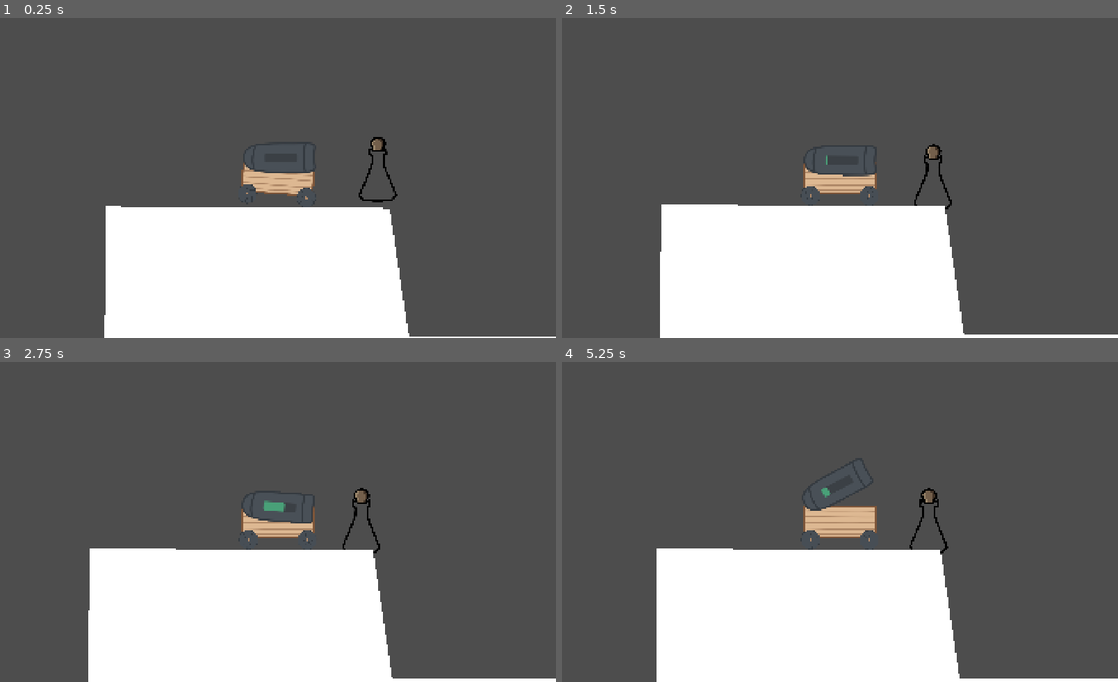
Above: before the commit, frames 1-4 (two rows, left to right).
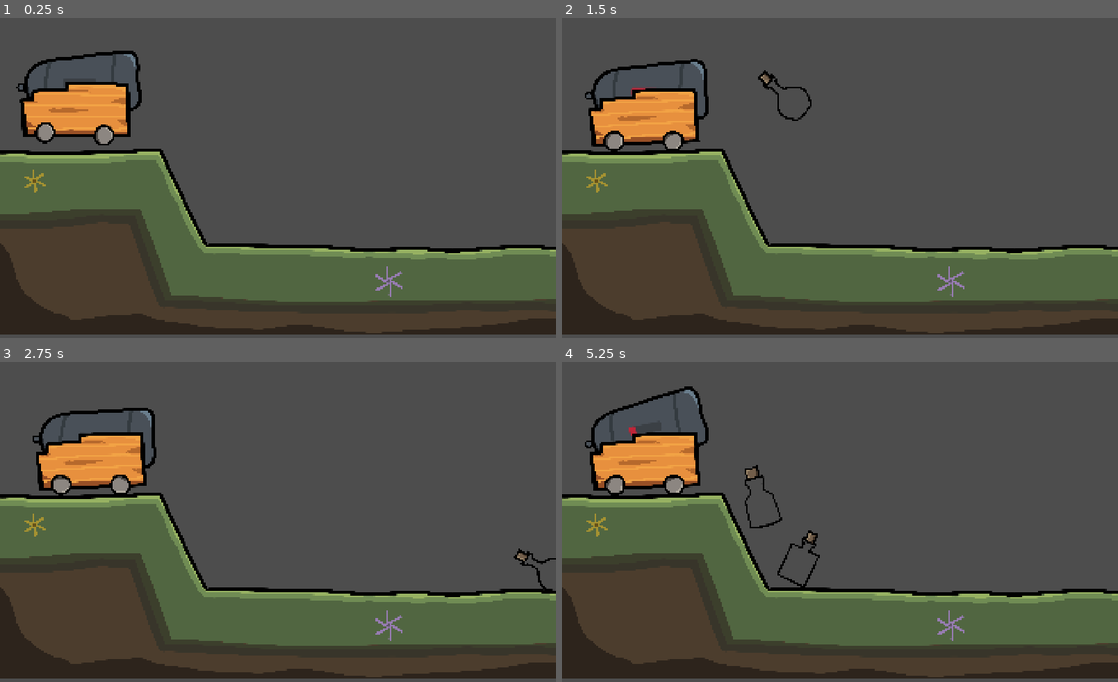
Above: after the commit, the same moments.

Repository: SuperNinjaCat5/Loose-Cannon
Game: Godot game, scene res://scenes/main.tscn
Same seed, same stepped clock (60 frames per second), same inputs: the game is played once before the commit and once after it.
Inputs:
- Up to frame 1 (0.25 s): no input
- Up to frame 2 (1.5 s): hold D (Right) 0.53-1.28 s; hold Space (Interact) 0.53-1.28 s; hold S (Down) from 1.28 s (still down); tap Space (Interact) at 1.35 s
- Up to frame 3 (2.75 s): release S (Down) at 2.03 s; hold D (Right) from 2.03 s (still down); hold Space (Interact) from 2.03 s (still down)
- Up to frame 4 (5.25 s): release D (Right) at 2.78 s; release Space (Interact) at 2.78 s; hold W (Up) 2.78-3.53 s; tap Space (Interact) at 2.85, 4.35 s; hold Space (Interact) 3.53-4.28 s; hold A (Left) 3.53-5.03 s; hold S (Down) from 5.03 s (still down); hold Space (Interact) from 5.03 s (still down)

The runs differ from the first frame. In frame 1, 48% of the frame differs, in the area x 0-100%, y 10-100%; in frame 2, 48%; in frame 3, 48%; in frame 4, 48%, in the area x 0-100%, y 7-100%.
Error before the commit: Invalid assignment of property or key 'disabled' with value of type 'bool' on a base object of type 'null instance'. (res://scripts/cart.gd:94)

Commit message:
Add new art and debug fix potion managment

Diff:
--- a/assets/cannon.svg
+++ /dev/null
@@ -1,24 +0,0 @@
-<?xml version="1.0" encoding="UTF-8"?>
-<svg id="Layer_1" xmlns="http://www.w3.org/2000/svg" version="1.1" viewBox="0 0 246.01 101.61">
-  <!-- Generator: Adobe Illustrator 30.6.0, SVG Export Plug-In . SVG Version: 2.1.4 Build 109)  -->
-  <defs>
-    <style>
-      .st0 {
-        fill: #495057;
-      }
-
-      .st0, .st1 {
-        stroke: #343a40;
-        stroke-miterlimit: 10;
-        stroke-width: 6px;
-      }
-
-      .st1 {
-        fill: none;
-      }
-    </style>
-  </defs>
-  <path class="st0" d="M241.03,48.33c0,51.84,20.94,50.17-73.8,50.17S3,103.12,3,51.28,72.5,3.29,167.24,3.29s73.8-6.8,73.8,45.04h-.01Z"/>
-  <path class="st1" d="M43.19,8.57c-13.06,34.17-14.05,58.99-4.21,83.2"/>
-  <path class="st1" d="M210.45,3c-4.21,29.01-5.89,57.69-.45,93.99"/>
-</svg>
--- a/assets/cart-body.svg
+++ /dev/null
@@ -1,28 +0,0 @@
-<?xml version="1.0" encoding="UTF-8"?>
-<svg id="Layer_1" data-name="Layer 1" xmlns="http://www.w3.org/2000/svg" viewBox="0 0 246 111">
-  <defs>
-    <style>
-      .cls-1 {
-        fill: #ddb892;
-        stroke: #7f5639;
-        stroke-width: 6px;
-      }
-
-      .cls-1, .cls-2 {
-        stroke-miterlimit: 10;
-      }
-
-      .cls-2 {
-        fill: none;
-        stroke: #b08968;
-        stroke-width: 4px;
-      }
-    </style>
-  </defs>
-  <rect class="cls-1" x="3" y="3" width="240" height="105"/>
-  <path class="cls-2" d="M5.83,17.11c11.17,1.39,23.17-.61,34.17-.61,67,3,133-1,199.55,1.38"/>
-  <path class="cls-2" d="M5.74,37.37c78.26.13,156.26,2.13,234.13.83"/>
-  <path class="cls-2" d="M6.13,97.38c77.87,1.12,155.87-3.88,233.87.62"/>
-  <path class="cls-2" d="M5.95,57.7c78.05.8,156.05-3.2,234.2.74"/>
-  <path class="cls-2" d="M6.28,78.1c77.72.4,155.72,4.4,233.94.91"/>
-</svg>
--- a/assets/wheel_1.svg
+++ /dev/null
@@ -1,36 +0,0 @@
-<?xml version="1.0" encoding="UTF-8"?>
-<svg id="Layer_1" data-name="Layer 1" xmlns="http://www.w3.org/2000/svg" viewBox="0 0 509 509">
-  <defs>
-    <style>
-      .cls-1 {
-        fill: #474e55;
-      }
-
-      .cls-1, .cls-2, .cls-3 {
-        stroke-miterlimit: 10;
-      }
-
-      .cls-1, .cls-3 {
-        stroke: #343a40;
-        stroke-width: 9px;
-      }
-
-      .cls-2 {
-        fill: #b08968;
-        stroke: #7f5639;
-        stroke-width: .5px;
-      }
-
-      .cls-3 {
-        fill: none;
-      }
-    </style>
-  </defs>
-  <path class="cls-1" d="M504.5,254.5c0,138.04-111.96,250-250,250-107.14,0-198.39-67.32-234.11-161.96-10.36-27.32-15.89-57.14-15.89-88.04,0-138.04,111.96-250,250-250s250,111.96,250,250Z"/>
-  <path class="cls-3" d="M56.82,408.61l81.43-81.43c64.11,0,124.82-2.14,187.5,11.25"/>
-  <path class="cls-3" d="M477.71,374.68l-121.61-129.29c-15.36-16.43-30.89-32.86-43.57-51.61"/>
-  <path class="cls-3" d="M355.39,85.04c-11.25,40-35.18,75.54-45.36,115.71-32.14-5.54-67.5-.54-99.82-4.11"/>
-  <path class="cls-3" d="M79.32,83.07c57.5,12.5,114.29,28.75,169.64,48.57"/>
-  <path class="cls-3" d="M4.68,239.5c28.04-12.68,56.43-24.11,85.54-34.46,8.93-3.21,29.64-14.46,37.68-9.29,5.36,3.39,10.54,13.93,14.46,19.11l14.46,19.11c3.93,5.18,7.86,10.36,13.57,13.39"/>
-  <circle class="cls-2" cx="254.5" cy="254.5" r="35.71"/>
-</svg>
--- a/assets/wheel_2.svg
+++ /dev/null
@@ -1,39 +0,0 @@
-<?xml version="1.0" encoding="UTF-8"?>
-<svg id="Layer_1" data-name="Layer 1" xmlns="http://www.w3.org/2000/svg" viewBox="0 0 509 509">
-  <defs>
-    <style>
-      .cls-1 {
-        fill: #474e55;
-        stroke-width: 9px;
-      }
-
-      .cls-1, .cls-2, .cls-3 {
-        stroke-miterlimit: 10;
-      }
-
-      .cls-1, .cls-3 {
-        stroke: #343a40;
-      }
-
-      .cls-2 {
-        fill: #b08968;
-        stroke: #7f5639;
-        stroke-width: .5px;
-      }
-
-      .cls-3 {
-        fill: none;
-        stroke-width: 10px;
-      }
-    </style>
-  </defs>
-  <path class="cls-1" d="M504.5,254.5c0,138.04-111.96,250-250,250-107.14,0-198.39-67.32-234.11-161.96-10.36-27.32-15.89-57.14-15.89-88.04,0-138.04,111.96-250,250-250s250,111.96,250,250Z"/>
-  <circle class="cls-2" cx="254.5" cy="254.5" r="35.71"/>
-  <path class="cls-3" d="M14,328l49.89-52.52c5.2-5.47,10.22-11.12,15.59-16.41,7.97-7.84,10.91-5.84,17.84,1.64,10.57,11.12,21.13,22.25,31.7,33.37l17.67,18.6,7.45-8.94"/>
-  <line class="cls-3" x1="379.68" y1="469.14" x2="379.68" y2="332"/>
-  <path class="cls-3" d="M376.11,337.54c9.29-16.25,18.75-32.86,32.86-45.18,3.75-3.21,7.86-6.25,11.25-10,7.5-8.21,10.89-19.64,18.75-27.68"/>
-  <path class="cls-3" d="M382.36,339.5c-4.64-15.36-19.64-24.64-28.93-37.68-8.75-12.32-12.32-27.5-14.29-42.5"/>
-  <path class="cls-3" d="M119.32,47.71l83.75,83.75c9.64,0,23.93,2.86,31.61-2.5s14.11-14.11,20.71-20.71"/>
-  <path class="cls-3" d="M247.89,502.89l-58.93-58.93,37.86-37.86c6.79-6.79,20.71-16.25,23.57-25.54s0-22.68,0-32.32"/>
-  <path class="cls-3" d="M483.79,167.71h-158.75c.89-10.54-.89-23.04,5.89-31.25,6.96-8.21,18.21-11.43,25.89-18.93"/>
-</svg>
--- /dev/null
+++ b/resources/premade_potions/fire_pot_test.tres
@@ -0,0 +1,10 @@
+[gd_resource type="Resource" script_class="Potion_Data" format=3 uid="uid://b1kwtvuhmo8ir"]
+
+[ext_resource type="Script" uid="uid://pn27li01s62g" path="res://scripts/ingredient.gd" id="1_61lwf"]
+[ext_resource type="Script" uid="uid://b8vewvm2lamrc" path="res://scripts/potion_data.gd" id="1_u3xfy"]
+
+[resource]
+script = ExtResource("1_u3xfy")
+name = "Fire Potion Test"
+liquid_color = Color(0.5809342, 0.36116776, 1.92523e-07, 1)
+metadata/_custom_type_script = "uid://b8vewvm2lamrc"
--- a/scenes/cart.tscn
+++ b/scenes/cart.tscn
@@ -1,21 +1,14 @@
 [gd_scene format=3 uid="uid://ca04ssjgs72qv"]
 
 [ext_resource type="Script" uid="uid://cb0amr74lswlh" path="res://scripts/cart.gd" id="1_bttn7"]
-[ext_resource type="Texture2D" uid="uid://fcubsylmx1w2" path="res://assets/cart-body.svg" id="2_wuvqt"]
-[ext_resource type="Texture2D" uid="uid://iiyjuov7f75f" path="res://assets/wheel_1.svg" id="3_766cb"]
-[ext_resource type="Texture2D" uid="uid://cisyt3eie4jwe" path="res://assets/wheel_2.svg" id="4_1p7kt"]
-[ext_resource type="Texture2D" uid="uid://qi081tuoq30i" path="res://assets/cannon.svg" id="5_5qji0"]
+[ext_resource type="Texture2D" uid="uid://bud62474kbhp5" path="res://assets/cannon/iron_cannon.png" id="2_wuvqt"]
+[ext_resource type="Texture2D" uid="uid://c7ekqwxmu55rv" path="res://assets/cannon/wood_cart.png" id="3_766cb"]
+[ext_resource type="Texture2D" uid="uid://i18m6hcmiog8" path="res://assets/cannon/wheel.png" id="4_1p7kt"]
 [ext_resource type="Script" uid="uid://c3s4becwkqdbi" path="res://scripts/potion_manager.gd" id="6_766cb"]
 
-[sub_resource type="RectangleShape2D" id="RectangleShape2D_jljl1"]
-size = Vector2(245, 72)
-
-[sub_resource type="CircleShape2D" id="CircleShape2D_k0p8n"]
-radius = 16.27882
-
 [sub_resource type="CapsuleShape2D" id="CapsuleShape2D_d1eul"]
-radius = 27.0
-height = 242.0
+radius = 95.0
+height = 374.0
 
 [sub_resource type="StyleBoxFlat" id="StyleBoxFlat_766cb"]
 bg_color = Color(0.28627452, 0.627451, 0.47058824, 1)
@@ -24,30 +17,68 @@
 corner_radius_bottom_right = 6
 corner_radius_bottom_left = 6
 
+[sub_resource type="CircleShape2D" id="CircleShape2D_k0p8n"]
+radius = 16.5
+
 [node name="Cart" type="Node2D" unique_id=36557850]
 script = ExtResource("1_bttn7")
-cannon_motor_speed = null
-wheel_motor_speed = null
-cannon_power = 1000.0
+
+[node name="Cannon_Joint" type="PinJoint2D" parent="." unique_id=799181464]
+position = Vector2(-117, -47)
+node_a = NodePath("../Body")
+node_b = NodePath("Cannon")
+bias = 0.9
+angular_limit_enabled = true
+angular_limit_upper = -0.61086524
+motor_enabled = true
+
+[node name="Cannon" type="RigidBody2D" parent="Cannon_Joint" unique_id=1874304439]
+mass = 2.0
+gravity_scale = 0.0
+can_sleep = false
+angular_damp = 8.0
+
+[node name="Shape" type="CollisionShape2D" parent="Cannon_Joint/Cannon" unique_id=1467492209]
+position = Vector2(125, -40)
+rotation = 1.5707964
+shape = SubResource("CapsuleShape2D_d1eul")
+
+[node name="Sprite" type="Sprite2D" parent="Cannon_Joint/Cannon" unique_id=822334950]
+texture_filter = 2
+texture_repeat = 1
+position = Vector2(127, -45)
+scale = Vector2(0.26, 0.25)
+texture = ExtResource("2_wuvqt")
+
+[node name="Fire_Marker" type="Marker2D" parent="Cannon_Joint/Cannon" unique_id=1393414529]
+position = Vector2(409, -50)
+
+[node name="Cannon_Power_Bar" type="ProgressBar" parent="Cannon_Joint/Cannon" unique_id=286672003]
+offset_left = 74.0
+offset_top = -54.0
+offset_right = 184.0
+offset_bottom = -24.0
+theme_override_styles/fill = SubResource("StyleBoxFlat_766cb")
+show_percentage = false
+
+[node name="Cannon_Cooldown" type="Timer" parent="Cannon_Joint/Cannon" unique_id=107995014]
+one_shot = true
 
 [node name="Body" type="RigidBody2D" parent="." unique_id=1403721947]
 mass = 10.0
 can_sleep = false
 
-[node name="Body_Shape" type="CollisionShape2D" parent="Body" unique_id=1036853567]
-position = Vector2(0, 17.999998)
-scale = Vector2(0.99999994, 0.99999994)
-shape = SubResource("RectangleShape2D_jljl1")
-
 [node name="Cart_Sprite" type="Sprite2D" parent="Body" unique_id=1741073857]
 texture_filter = 2
 texture_repeat = 1
-texture = ExtResource("2_wuvqt")
+scale = Vector2(0.25, 0.25)
+texture = ExtResource("3_766cb")
 
-[node name="Camera2D" type="Camera2D" parent="Body" unique_id=2050098536]
+[node name="Body_Shape" type="CollisionPolygon2D" parent="Body" unique_id=1284916404]
+polygon = PackedVector2Array(-177, 97, -186, -26, -150, -33, -151, -61, -40, -70, -39, -93, 174, -97, 186, 83)
 
 [node name="Front_Wheel_Joint" type="PinJoint2D" parent="." unique_id=1992583382]
-position = Vector2(100, 60)
+position = Vector2(100, 80)
 node_a = NodePath("../Body")
 node_b = NodePath("Front_Wheel")
 bias = 0.9
@@ -64,11 +95,11 @@
 [node name="Wheel_Sprite" type="Sprite2D" parent="Front_Wheel_Joint/Front_Wheel" unique_id=1934771786]
 texture_filter = 4
 texture_repeat = 1
-scale = Vector2(0.128, 0.128)
-texture = ExtResource("3_766cb")
+scale = Vector2(0.25, 0.25)
+texture = ExtResource("4_1p7kt")
 
 [node name="Back_Wheel_Joint" type="PinJoint2D" parent="." unique_id=1316989576]
-position = Vector2(-100, 60)
+position = Vector2(-100, 80)
 node_a = NodePath("../Body")
 node_b = NodePath("Back_Wheel")
 bias = 0.9
@@ -86,50 +117,8 @@
 [node name="Wheel_Sprite" type="Sprite2D" parent="Back_Wheel_Joint/Back_Wheel" unique_id=111047940]
 texture_filter = 2
 texture_repeat = 1
-scale = Vector2(0.128, 0.128)
+scale = Vector2(0.25, 0.25)
 texture = ExtResource("4_1p7kt")
-
-[node name="Cannon_Joint" type="PinJoint2D" parent="." unique_id=799181464]
-position = Vector2(-123, -60)
-node_a = NodePath("../Body")
-node_b = NodePath("Cannon")
-bias = 0.9
-disable_collision = false
-angular_limit_enabled = true
-angular_limit_upper = -0.61086524
-motor_enabled = true
-
-[node name="Cannon" type="RigidBody2D" parent="Cannon_Joint" unique_id=1874304439]
-mass = 2.0
-gravity_scale = 0.0
-can_sleep = false
-angular_damp = 8.0
-
-[node name="Sprite" type="Sprite2D" parent="Cannon_Joint/Cannon" unique_id=822334950]
-texture_filter = 2
-texture_repeat = 1
-position = Vector2(123, 0)
-texture = ExtResource("5_5qji0")
-
-[node name="Shape" type="CollisionShape2D" parent="Cannon_Joint/Cannon" unique_id=1467492209]
-visible = false
-position = Vector2(125, 0)
-rotation = 1.5707964
-shape = SubResource("CapsuleShape2D_d1eul")
-
-[node name="Fire_Marker" type="Marker2D" parent="Cannon_Joint/Cannon" unique_id=1393414529]
-position = Vector2(246, 0)
-
-[node name="Cannon_Power_Bar" type="ProgressBar" parent="Cannon_Joint/Cannon" unique_id=286672003]
-offset_left = 74.0
-offset_top = -15.0
-offset_right = 184.0
-offset_bottom = 15.0
-theme_override_styles/fill = SubResource("StyleBoxFlat_766cb")
-show_percentage = false
-
-[node name="Cannon_Cooldown" type="Timer" parent="Cannon_Joint/Cannon" unique_id=107995014]
-one_shot = true
 
 [node name="potion_manager" type="Node" parent="." unique_id=246558507]
 script = ExtResource("6_766cb")
--- a/scenes/levels/level_test.gd
+++ b/scenes/levels/level_test.gd
@@ -1,38 +1,17 @@
 extends Node2D
 
-@onready var boundtangle = $Level_Bounds/Boundtangle
-@onready var camera = $Camera
+@onready var boundtangle: CollisionShape2D = $Level_Bounds/Boundtangle
+@onready var camera: Camera2D = $Camera
 
 # Called when the node enters the scene tree for the first time.
 func _ready() -> void:
 
-	# COLLISION
+	### FIX THIS VIBE CODED SLOP!!!!!!!!!!!!!!!!!!!!! ###
 
-	var contact_boxes = find_children("*", "CollisionPolygon2D")
-	for box in contact_boxes:
-		var polys = box.get_parent().find_children("*", "Polygon2D")
+	var rect: Rect2 = boundtangle.shape.get_rect()
+	var global_pos: Vector2 = boundtangle.global_position + rect.position
 
-		if polys.is_empty():
-			printerr("Contact Box, ", box, " is missing a texture!")
-
-		var texture = polys[0]
-
-		box.polygon = texture.polygon
-
-	# CAMERA
-	### BROKEN AND VIBE CODED FIX LATER!!!!!!!
-	#var shape = boundtangle.shape as RectangleShape2D
-	#var extents = shape.size / 2
-	#var global_pos = boundtangle.global_position
-#
-	#camera.limit_left = global_pos.x - extents.x
-	#camera.limit_top = global_pos.y - extents.y
-	#camera.limit_right = global_pos.x + extents.x
-	#camera.limit_bottom = global_pos.y + extents.y
-	#
-	#camera.global_position = global_pos
-	#var viewport_size = get_viewport_rect().size
-	#var level_size = shape.size  # full size, not extents
-	#var zoom_factor = max(level_size.x / viewport_size.x, level_size.y / viewport_size.y)
-	#camera.zoom = Vector2(zoom_factor, zoom_factor)
-	#camera.make_current()
+	camera.limit_left = global_pos.x
+	camera.limit_top = global_pos.y
+	camera.limit_right = global_pos.x + rect.size.x
+	camera.limit_bottom = global_pos.y + rect.size.y
--- a/scenes/levels/level_test.tscn
+++ b/scenes/levels/level_test.tscn
@@ -1,27 +1,13 @@
 [gd_scene format=3 uid="uid://u4vhlxxdukoy"]
 
 [ext_resource type="Script" uid="uid://dr4n5iy0438gs" path="res://scenes/levels/level_test.gd" id="1_h0hot"]
+[ext_resource type="Texture2D" uid="uid://iyglekdmc4hx" path="res://assets/cliff_ground.png" id="2_yluh8"]
 
 [sub_resource type="RectangleShape2D" id="RectangleShape2D_jljl1"]
-size = Vector2(3403, 898)
+size = Vector2(5483, 2873)
 
 [node name="LevelTest" type="Node2D" unique_id=1366936845]
 script = ExtResource("1_h0hot")
-
-[node name="Cliff" type="StaticBody2D" parent="." unique_id=2142637843]
-
-[node name="Texture" type="Polygon2D" parent="Cliff" unique_id=2005441091]
-polygon = PackedVector2Array(248, 199, -494, 196, -497, 752, 549, 755, 466, 202)
-
-[node name="Contact_Box" type="CollisionPolygon2D" parent="Cliff" unique_id=1445257474]
-
-[node name="Ground" type="StaticBody2D" parent="." unique_id=275956902]
-
-[node name="Texture" type="Polygon2D" parent="Ground" unique_id=946635140]
-position = Vector2(-77, -18)
-polygon = PackedVector2Array(489, 653, 2958, 659, 2964, 754, 530, 760)
-
-[node name="Contact_Box" type="CollisionPolygon2D" parent="Ground" unique_id=618245253]
 
 [node name="Camera" type="Camera2D" parent="." unique_id=737321385]
 editor_draw_screen = false
@@ -31,6 +17,16 @@
 monitorable = false
 
 [node name="Boundtangle" type="CollisionShape2D" parent="Level_Bounds" unique_id=817146254]
-position = Vector2(1201.5, 315)
+position = Vector2(1778.5, -1111.5)
 shape = SubResource("RectangleShape2D_jljl1")
 disabled = true
+
+[node name="StaticBody2D" type="StaticBody2D" parent="." unique_id=1528737117]
+
+[node name="Sprite2D" type="Sprite2D" parent="StaticBody2D" unique_id=1863855239]
+scale = Vector2(0.25, 0.25)
+texture = ExtResource("2_yluh8")
+
+[node name="CollisionPolygon2D2" type="CollisionPolygon2D" parent="StaticBody2D" unique_id=145190278]
+position = Vector2(-453, -497)
+polygon = PackedVector2Array(-505, 190, 64, 190, 223, 505, 1428, 518, 1441, 824, -513, 818)
--- a/scenes/main.tscn
+++ b/scenes/main.tscn
@@ -2,16 +2,10 @@
 
 [ext_resource type="PackedScene" uid="uid://ca04ssjgs72qv" path="res://scenes/cart.tscn" id="1_o5qli"]
 [ext_resource type="PackedScene" uid="uid://u4vhlxxdukoy" path="res://scenes/levels/level_test.tscn" id="3_jyhfs"]
-[ext_resource type="PackedScene" uid="uid://yfhdegpykn3e" path="res://scenes/potion.tscn" id="3_sugp2"]
 
 [node name="main" type="Node" unique_id=1885324265]
 
+[node name="level_test" parent="." unique_id=1366936845 instance=ExtResource("3_jyhfs")]
+
 [node name="cart" parent="." unique_id=36557850 instance=ExtResource("1_o5qli")]
-position = Vector2(86.91264, 75.43724)
-cannon_motor_speed = 100
-wheel_motor_speed = 25
-
-[node name="cannon_ball" parent="." unique_id=1379676203 instance=ExtResource("3_sugp2")]
-position = Vector2(426, 42)
-
-[node name="level_test" parent="." unique_id=1366936845 instance=ExtResource("3_jyhfs")]
+position = Vector2(-685, -468)
--- a/scripts/cart.gd
+++ b/scripts/cart.gd
@@ -25,17 +25,18 @@
 const KILL_THEM_ALL_GREEN := Color("49a078")
 var attempted_aim_dur_cooldown: bool = false
 
-@export var cannon_power: float = 100
+@export var cannon_power: float = 1500
 var calced_power: float
 @onready var cannon_cooldown = $Cannon_Joint/Cannon/Cannon_Cooldown
 
 func _ready() -> void:
 	power_progress_bar.add_theme_stylebox_override("fill", bar_stylebox)
 
-	var ing = preload("res://resources/ingredients/pepper.tres")
-	var ings: Array[Ingredient] = []
-	ings.append(ing)
-	potion_manager.create_potion(ings)
+	for i in range(10):
+		var ing = preload("res://resources/ingredients/pepper.tres")
+		var ings: Array[Ingredient] = []
+		ings.append(ing)
+		potion_manager.create_potion(ings)
 
 # Called every frame. 'delta' is the elapsed time since the previous frame.
 func _physics_process(delta: float) -> void:
@@ -60,42 +61,50 @@
 		power_progress_bar.value = cannon_cooldown.time_left / cannon_cooldown.wait_time * 100
 
 func _unhandled_input(event: InputEvent) -> void:
-	if !cannon_cooldown.is_stopped():
-		attempted_aim_dur_cooldown = true
-		return
-	if event.is_action_pressed("Interact"):
-		bar_stylebox.bg_color = KILL_THEM_ALL_GREEN # Set the bar green
-		IsAiming = true
-		AimingTime = 0
-	elif event.is_action_released("Interact"):
-		IsAiming = false
-		if attempted_aim_dur_cooldown == false:
-			fire_cannon_ball(calced_power)
-		else:
+	if event.is_action_pressed("Interact") or event.is_action_released("Interact"):
+		if not cannon_cooldown.is_stopped():
+			attempted_aim_dur_cooldown = true
+			print("blocked by cooldown, time left: ", cannon_cooldown.time_left)
+			return
+		if event.is_action_pressed("Interact"):
+			print("aim start")
+			bar_stylebox.bg_color = KILL_THEM_ALL_GREEN # Set the bar green
+			IsAiming = true
+			AimingTime = 0
 			attempted_aim_dur_cooldown = false
+		elif event.is_action_released("Interact"):
+			print("aim release, attempted_flag=", attempted_aim_dur_cooldown)
+			IsAiming = false
+			if attempted_aim_dur_cooldown == false:
+				fire_cannon_ball(calced_power)
+			else:
+				attempted_aim_dur_cooldown = false
 
 func fire_cannon_ball(power) -> void:
-
 	if not potion_manager.numberof_potions() > 0:
 		return ####################################LOSE CONDITION TO GAME MANGER HEREEEEE
 
 	var potion_data: Potion_Data = potion_manager.yoink_potion(0)
 
-	var potion = potion_scene.instantiate()
+	print(potion_data.sprite_path)
+
+	var potion: RigidBody2D = potion_scene.instantiate()
 
 	var potion_sprite: Sprite2D = potion.find_child("sprite")
-	var texture = Texture2D.new()
-	texture.resource_path = potion_data.sprite_path
+	var texture = load(potion_data.sprite_path) as Texture2D
 
 	potion_sprite.texture = texture
 
-	potion.find_child("Bottle1").disabled = true
+	potion.find_child("Bottle1").disabled = true # Disable the defualt shape
 
-	potion.find_child("Bottle",potion_data.getBottleID()).disabled = false
+	var potion_collision_shape: CollisionPolygon2D = potion.find_child("Bottle" + str(potion_data.sprite_id))
+	potion_collision_shape.disabled = false
 
 	cannon_rb.add_sibling(potion)
 	potion.global_position = fire_marker.global_position
 	potion.linear_velocity = cannon_rb.global_transform.x * power
+	potion.angular_velocity = power * -0.005
+	print(potion.linear_velocity)
 	cannon_cooldown.start()
 	bar_stylebox.bg_color = COOLDOWN_RED
 
--- a/scripts/potion_data.gd
+++ b/scripts/potion_data.gd
@@ -1,20 +1,25 @@
 extends Resource
 class_name Potion_Data
 
-var name: String = "potion-name"
-var mass: int = 1.0
-var sprite_path: String = "res://assets/bottles/bottle1.png"
-var liquid_color: Color = Color("Magenta")
+@export var name: String = "potion-name"
+@export  var mass: int = 1.0
+@export  var sprite_path: String = "res://assets/bottles/bottle1.png"
+@export  var liquid_color: Color = Color("Magenta")
+@export var sprite_id: int = -1
 const maxID = 6
 
-var ingredients: Array[Ingredient] = []
+@export var ingredients: Array[Ingredient] = []
 
 func randomizeSprite():
 	var dir = DirAccess.open("res://assets/bottles/sprites")
 	if dir:
-		var max_random_num = dir.get_files().size()
-		var i = RandomNumberGenerator.new().randi_range(1,max_random_num)
-		sprite_path = dir.get_files().get(i).path_join("res://assets/bottles/sprites")
+		var i = RandomNumberGenerator.new().randi_range(1,maxID)
+		sprite_path = "res://assets/bottles/sprites/bottle" + str(i) + ".png"
+
+		print("Picked: ",sprite_path)
+		sprite_id = i
+	else:
+		print("no dir in randomizeSprite()")
 
 func randomizeColor():
 	liquid_color = Color(randf(),randf(),randf())
@@ -23,8 +28,8 @@
 	for i in ingredients:
 		liquid_color = liquid_color.blend(i.color)
 
-func getBottleID() -> int: # CHANGE IF YOU USE MORE THAN 6 BOTTLES
-	for id in range(maxID):
-		if sprite_path.ends_with(str(id) + ".png"):
-			return id
-	return -1
+#func getBottleID() -> int: # CHANGE IF YOU USE MORE THAN 6 BOTTLES
+	#for id in range(maxID):
+		#if sprite_path.ends_with(str(id) + ".png"):
+			#return id
+	#return -1
Binary file added: assets/cannon/iron_cannon.png
Not shown, changed: assets/cannon/iron_cannon.png.import
Binary file added: assets/cannon/wheel.png
Not shown, changed: assets/cannon/wheel.png.import
Binary file added: assets/cannon/wood_cart.png
Not shown, added: assets/cannon/wood_cart.png.import
Not shown, removed: assets/cannon_ball.svg
Binary file added: assets/cliff_ground.png
Not shown, added: assets/cliff_ground.png.import
Binary file added: assets/stone_short.png
Not shown, changed: assets/stone_short.png.import
Binary file added: assets/stone_tall.png
(and 8 more such lines)
